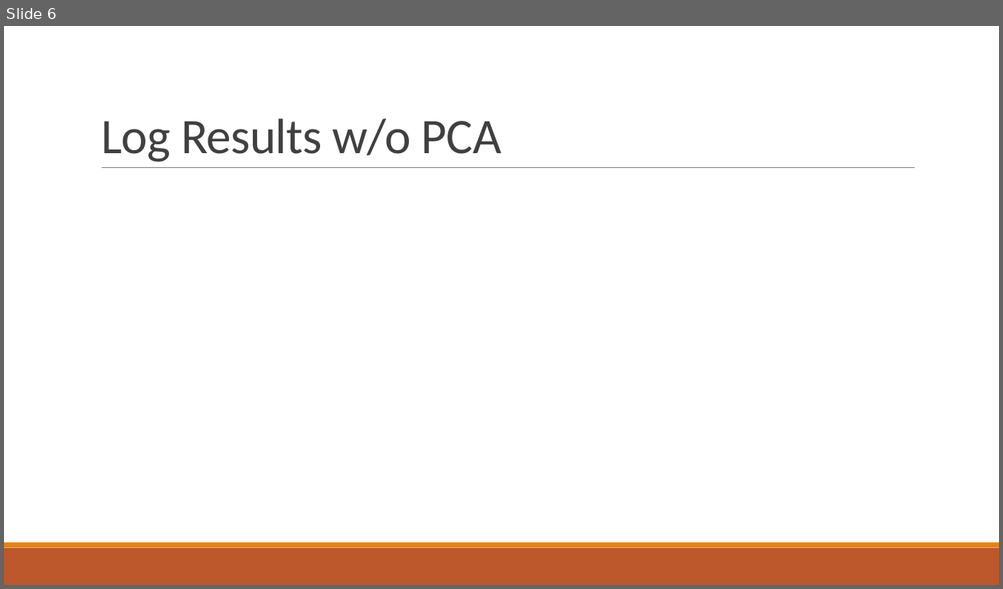
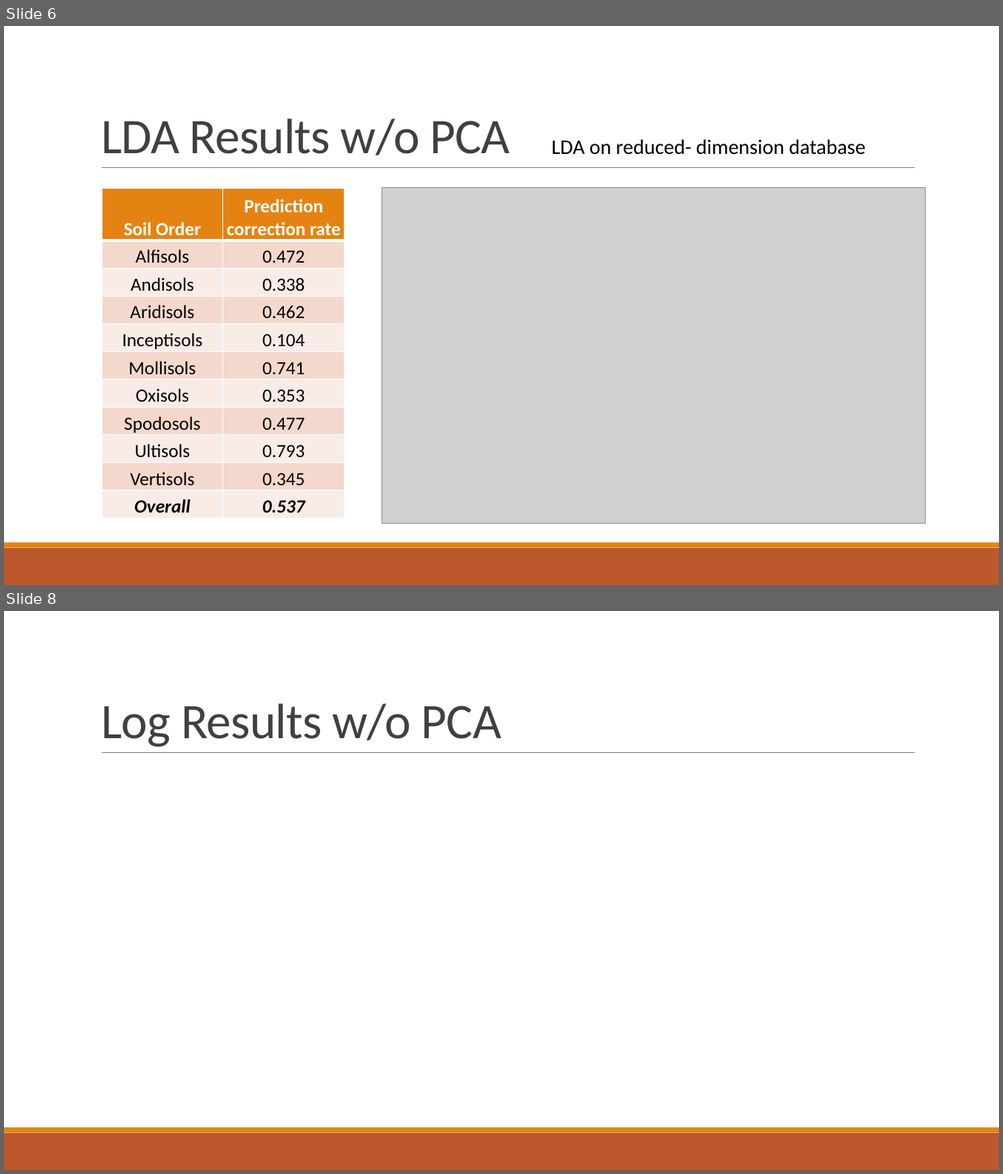
Before and after one commit to MLBartley/DataMiningCourse, a slide deck: Project1Slides.pptx. Shown one above the other, each under a label of ours: slide 6 before the commit, slides 6 and 8 after it; the slides between them are not shown. The pictures are 1003x589 and 1003x1174 pixels, drawn with LibreOffice and Linux fonts; fonts in the diff are those of the drawing; grey boxes stand for pictures. Boxes give left, top, right and bottom in pixels: in the first picture for what was removed or moved away, otherwise in the second. Text is boxed around its words. In the diff, an @@ line names an element or a change of style, - is before the commit and + after.

```diff
--- a/Project1Slides.pptx
+++ b/Project1Slides.pptx
@@ slide 6 added at bbox=[4, 26, 999, 585], background #FFFFFF; not listed: 3 template elements that a slide beside it also shows @@
@@ title added at bbox=[101, 118, 509, 156], 48 pt, text #404040 @@
+LDA Results w/o PCA
@@ text added at bbox=[552, 139, 865, 155], 20 pt, text #000000 @@
+LDA on reduced- dimension database
@@ table added at bbox=[102, 189, 345, 518], 11 rows, 2 columns @@
+Soil Order | Prediction correction rate
+Alfisols | 0.472
+Andisols | 0.338
+Aridisols | 0.462
+Inceptisols | 0.104
+Mollisols | 0.741
+Oxisols | 0.353
+Spodosols | 0.477
+Ultisols | 0.793
+Vertisols | 0.345
+Overall | 0.537
@@ picture added at bbox=[381, 188, 925, 524] @@
@@ what was slide 6 is now slide 8 @@
```
Also in this commit, not shown: 5 slides changed, 1 other slide added, 5 other files.
